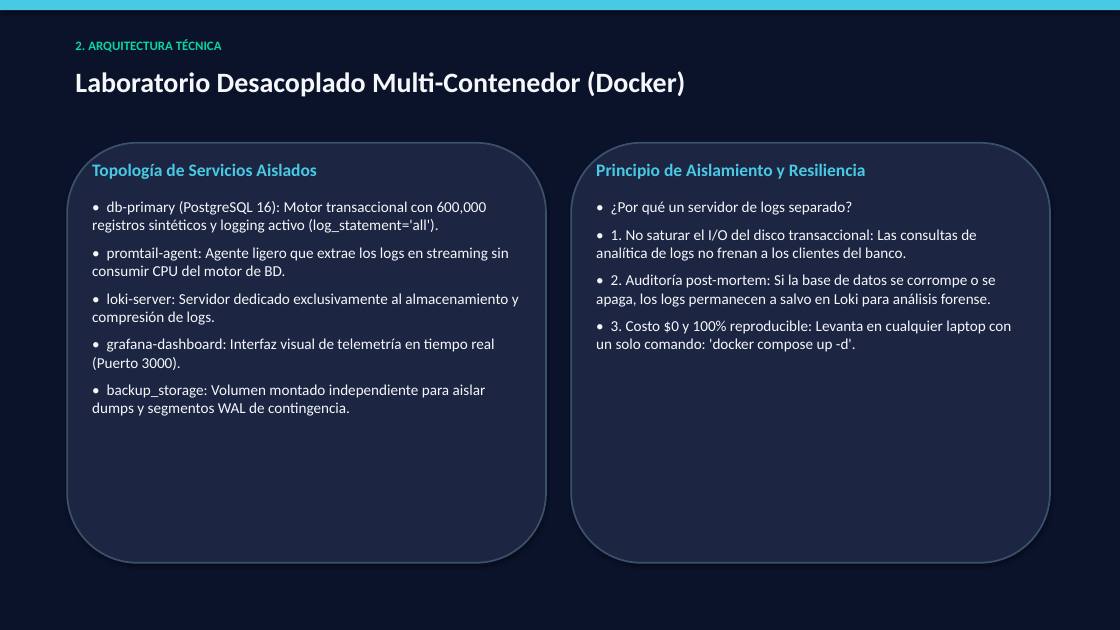
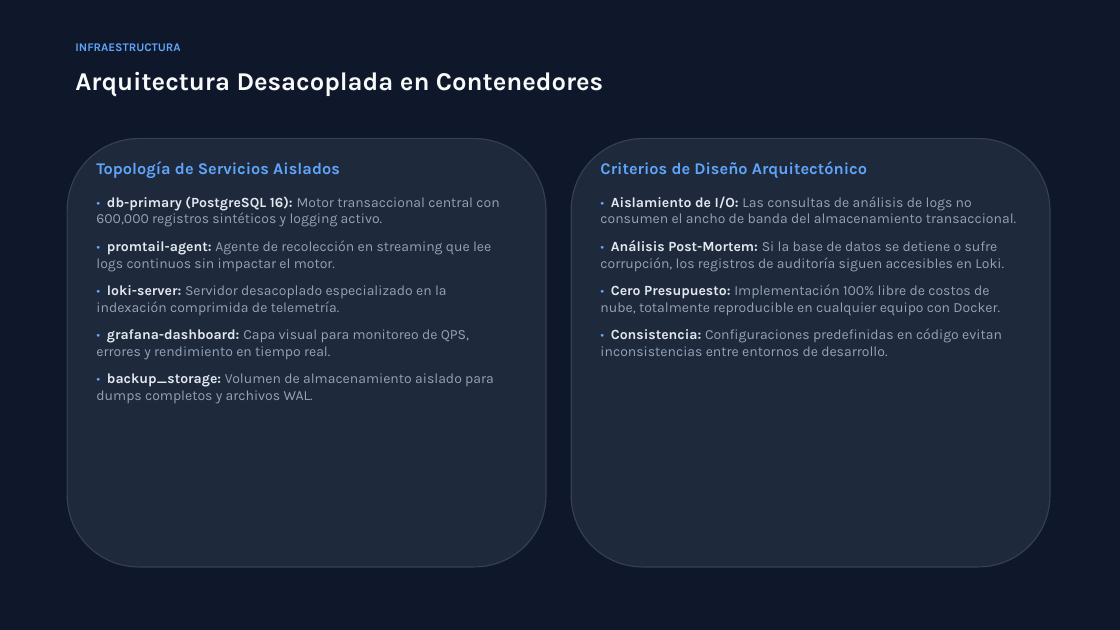
Before and after one commit to EmilyCayambe/Openmetadata, a slide deck: slide 3 of presentacion/Presentacion_Telemetria_Optimizacion.pptx. Drawn at 1120x630 pixels with LibreOffice and Linux fonts; fonts in the diff are those of the drawing. Boxes give left, top, right and bottom in pixels: in the first picture for what was removed or moved away, otherwise in the second. Text is boxed around its words. In the diff, an @@ line names an element or a change of style, - is before the commit and + after.

Commit message:
style: refine presentation with sober corporate slate palette, Segoe UI typography, bold-only terms, and clean academic layout

```diff
--- a/presentacion/Presentacion_Telemetria_Optimizacion.pptx
+++ b/presentacion/Presentacion_Telemetria_Optimizacion.pptx
@@ rectangle at (x1=0, y1=0, x2=1120, y2=630): fill #0B132B to #0F172A @@
@@ rectangle removed at (x1=0, y1=0, x2=1120, y2=10) @@
@@ text added at (x1=75, y1=43, x2=180, y2=51), 10 pt, text #60A5FA, bold @@
+INFRAESTRUCTURA
@@ text at (x1=75, y1=72, x2=603, y2=96): text changed; size 11 to 22 pt; font Calibri to Karla; text colour #06D6A0 to #F8FAFC @@
-2. ARQUITECTURA TÉCNICA
+Arquitectura Desacoplada en Contenedores
@@ text removed at (x1=75, y1=71, x2=686, y2=97) @@
-Laboratorio Desacoplado Multi-Contenedor (Docker)
@@ rounded rectangle resized from (x1=67, y1=143, x2=546, y2=563) to (x1=67, y1=139, x2=546, y2=567) @@
@@ rounded rectangle at (x1=67, y1=139, x2=546, y2=567): fill #1C2541 to #1E293B; outline #3A506B 1.5 pt to #334155 1 pt; shadow off @@
@@ rounded rectangle at (x1=571, y1=139, x2=1050, y2=567): fill #1C2541 to #1E293B; outline #3A506B 1.5 pt to #334155 1 pt; shadow off @@
@@ rounded rectangle resized from (x1=571, y1=143, x2=1050, y2=563) to (x1=571, y1=139, x2=1050, y2=567) @@
@@ text "Topología de Servicios Aislados" at (x1=96, y1=161, x2=340, y2=178): size 15 to 14 pt, font Calibri to Karla, text colour #48CAE4 to #60A5FA @@
@@ text at (x1=600, y1=161, x2=867, y2=178): text changed; size 15 to 14 pt; font Calibri to Karla; text colour #48CAE4 to #60A5FA @@
-Principio de Aislamiento y Resiliencia
+Criterios de Diseño Arquitectónico
@@ text at (x1=96, y1=196, x2=499, y2=404): text changed; size 13 to 12 pt; font Calibri to Karla; text colour #F5F7FA to #94A3B8 @@
-• db-primary (PostgreSQL 16): Motor transaccional con 600,000 registros sintéticos y logging activo (log_statement='all').
-• promtail-agent: Agente ligero que extrae los logs en streaming sin consumir CPU del motor de BD.
-• loki-server: Servidor dedicado exclusivamente al almacenamiento y compresión de logs.
-• grafana-dashboard: Interfaz visual de telemetría en tiempo real (Puerto 3000).
-• backup_storage: Volumen montado independiente para aislar dumps y segmentos WAL de contingencia.
+• db-primary (PostgreSQL 16): Motor transaccional central con 600,000 registros sintéticos y logging activo.
+• promtail-agent: Agente de recolección en streaming que lee logs continuos sin impactar el motor.
+• loki-server: Servidor desacoplado especializado en la indexación comprimida de telemetría.
+• grafana-dashboard: Capa visual para monitoreo de QPS, errores y rendimiento en tiempo real.
+• backup_storage: Volumen de almacenamiento aislado para dumps completos y archivos WAL.
@@ text at (x1=600, y1=196, x2=1016, y2=356): text changed; size 13 to 12 pt; font Calibri to Karla; text colour #F5F7FA to #94A3B8 @@
-• ¿Por qué un servidor de logs separado?
-• 1. No saturar el I/O del disco transaccional: Las consultas de analítica de logs no frenan a los clientes del banco.
-• 2. Auditoría post-mortem: Si la base de datos se corrompe o se apaga, los logs permanecen a salvo en Loki para análisis forense.
-• 3. Costo $0 y 100% reproducible: Levanta en cualquier laptop con un solo comando: 'docker compose up -d'.
+• Aislamiento de I/O: Las consultas de análisis de logs no consumen el ancho de banda del almacenamiento transaccional.
+• Análisis Post-Mortem: Si la base de datos se detiene o sufre corrupción, los registros de auditoría siguen accesibles en Loki.
+• Cero Presupuesto: Implementación 100% libre de costos de nube, totalmente reproducible en cualquier equipo con Docker.
+• Consistencia: Configuraciones predefinidas en código evitan inconsistencias entre entornos de desarrollo.
```
Also in this commit, not shown: 3 other slides changed, 7 slides added, 7 slides removed, 4 other files.
